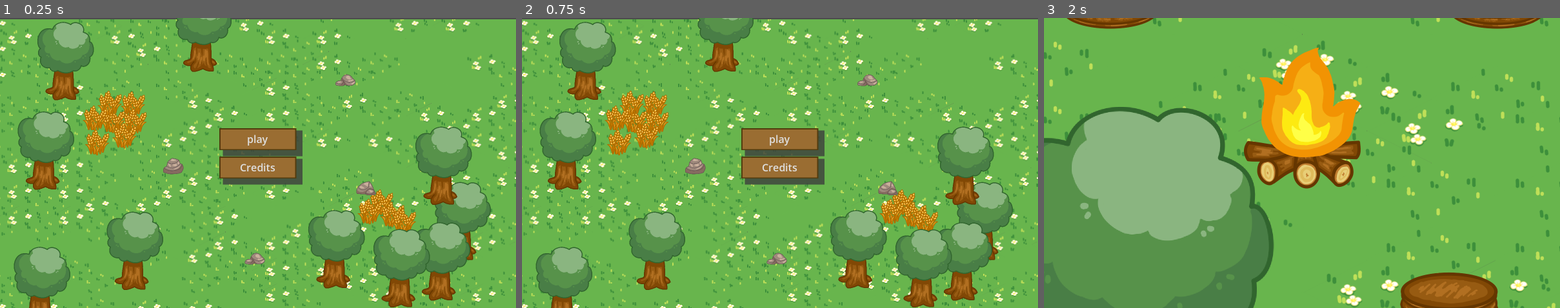
Above: before the commit, frames 1-3 (left to right).
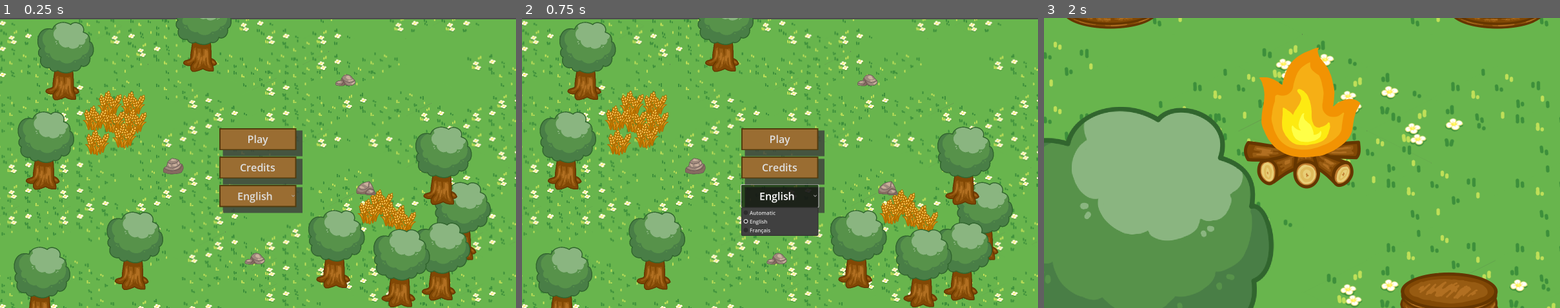
Above: after the commit, the same moments.

Repository: Kayno0o/gwj-86-godot
Game: Godot game, scene res://stages/main_menu/main_menu.tscn
The game is run twice, just before and just after one commit, with the same random seed, the same clock (stepped at 60 frames per second) and the same inputs.
Inputs (mouse positions are in pixels of both pictures, inside the frame that each line leads up to):
- Up to frame 1 (0.25 s): no input
- Up to frame 2 (0.75 s): click (780, 194) at 0.5 s, where only the run after the commit has a clickable "English"
- Up to frame 3 (2 s): click "play" (after the commit: "Play") at 1.25 s

The runs differ from the first frame. In frame 1, 1.6% of the frame differs, in the area x 42-59%, y 40-68%; in frame 2, 2.8%, in the area x 42-59%, y 40-76%; in frame 3, nothing differs.

Commit message:
feat: lang switcher in main menu

Diff:
--- a/Ui/i18n/lang_switcher.gd
+++ b/Ui/i18n/lang_switcher.gd
@@ -1,32 +1,36 @@
-extends Control
+extends OptionButton
 
 
 var languages = {
 	"Automatic": "automatic",
 	"English": "en",
-	"Français": "fr"
+	"Français": "fr",
 }
 
-@onready var option_button: OptionButton = $OptionButton
+var ids = {
+	"Automatic": 0,
+	"English": 1,
+	"Français": 2,
+}
 
 func _ready() -> void:
-	option_button.item_selected.connect(_on_language_selected)
+	item_selected.connect(_on_language_selected)
 
-	option_button.clear()
+	clear()
 
 	for lang_name in languages.keys():
-		option_button.add_item(lang_name)
+		add_item(lang_name)
 
 	var current_locale = TranslationServer.get_locale()
 	var current_lang_name = languages.find_key(current_locale)
 	if current_lang_name:
-		var item_index = option_button.get_item_index_from_text(current_lang_name)
-		option_button.select(item_index)
+		var item_index = get_item_index(ids[current_lang_name])
+		select(item_index)
 	else:
-		option_button.select(0)
+		select(0)
 
 func _on_language_selected(index: int) -> void:
-	var selected_lang_name = $OptionButton.get_item_text(index)
+	var selected_lang_name = get_item_text(index)
 
 	var new_locale = languages[selected_lang_name]
 
--- a/Ui/i18n/lang_switcher.tscn
+++ b/Ui/i18n/lang_switcher.tscn
@@ -2,19 +2,14 @@
 
 [ext_resource type="Script" uid="uid://3yonqdkae5jm" path="res://Ui/i18n/lang_switcher.gd" id="1_ynh7y"]
 
-[node name="LangSwitcher" type="Control"]
-layout_mode = 3
+[node name="OptionButton" type="OptionButton"]
 anchors_preset = 15
 anchor_right = 1.0
 anchor_bottom = 1.0
 grow_horizontal = 2
 grow_vertical = 2
-script = ExtResource("1_ynh7y")
-
-[node name="OptionButton" type="OptionButton" parent="."]
-layout_mode = 0
-offset_right = 32.0
-offset_bottom = 20.0
+theme_override_font_sizes/font_size = 32
+alignment = 1
 item_count = 3
 popup/item_0/text = "Automatic"
 popup/item_0/id = 0
@@ -22,3 +17,4 @@
 popup/item_1/id = 1
 popup/item_2/text = "Français"
 popup/item_2/id = 2
+script = ExtResource("1_ynh7y")
--- a/stages/main_menu/main_menu.tscn
+++ b/stages/main_menu/main_menu.tscn
@@ -1,12 +1,13 @@
-[gd_scene load_steps=8 format=3 uid="uid://bqsvgqoto3mhp"]
+[gd_scene load_steps=9 format=3 uid="uid://bqsvgqoto3mhp"]
 
 [ext_resource type="Texture2D" uid="uid://bm8cevkvp12oy" path="res://assets/ground/image.png" id="1_phs36"]
 [ext_resource type="Script" uid="uid://c11urxphddj8w" path="res://stages/main_menu/main_menu.gd" id="1_wxx16"]
-[ext_resource type="Theme" path="res://Ui/textures/theme.tres" id="2_owbi8"]
+[ext_resource type="Theme" uid="uid://rk7n5yn304v" path="res://Ui/textures/theme.tres" id="2_owbi8"]
 [ext_resource type="PackedScene" uid="uid://dap12e7d4vlk5" path="res://props/resource/wheat/wheat.tscn" id="4_mcab4"]
 [ext_resource type="PackedScene" uid="uid://dnp5j6tutmm3o" path="res://props/resource/tree/tree.tscn" id="5_onbu3"]
 [ext_resource type="Texture2D" uid="uid://coyi7w4fl5wo5" path="res://props/resource/wheat/wheat.png" id="6_hqqfy"]
 [ext_resource type="PackedScene" uid="uid://nvsgrq2s67sj" path="res://props/resource/rock/rock.tscn" id="7_ee1t4"]
+[ext_resource type="PackedScene" uid="uid://56unkmeursdm" path="res://Ui/i18n/lang_switcher.tscn" id="8_onbu3"]
 
 [node name="Main menu" type="Control"]
 layout_mode = 3
@@ -40,7 +41,7 @@
 grow_vertical = 2
 theme = ExtResource("2_owbi8")
 theme_override_font_sizes/font_size = 32
-text = "play
+text = "Play
 "
 
 [node name="ColorRect" type="ColorRect" parent="Play"]
@@ -249,6 +250,30 @@
 [node name="rock5" parent="game" instance=ExtResource("7_ee1t4")]
 position = Vector2(3919.9995, 2429.9998)
 
+[node name="LangSwitcher" parent="." instance=ExtResource("8_onbu3")]
+layout_mode = 1
+offset_left = 680.0
+offset_top = 518.0
+offset_right = -681.0
+offset_bottom = -313.0
+
+[node name="ColorRect" type="ColorRect" parent="LangSwitcher"]
+z_index = -1
+layout_mode = 1
+anchors_preset = 8
+anchor_left = 0.5
+anchor_top = 0.5
+anchor_right = 0.5
+anchor_bottom = 0.5
+offset_left = -109.0
+offset_top = -27.25
+offset_right = 138.0
+offset_bottom = 52.75
+grow_horizontal = 2
+grow_vertical = 2
+mouse_filter = 2
+color = Color(0.23921569, 0.23921569, 0.23921569, 0.8039216)
+
 [connection signal="pressed" from="Play" to="." method="_on_play_pressed"]
 [connection signal="pressed" from="credits" to="." method="_on_credits_pressed"]
 [connection signal="pressed" from="quit_credits" to="." method="_on_quit_credits_pressed"]
Binary file changed: i18n/translations.en.translation
